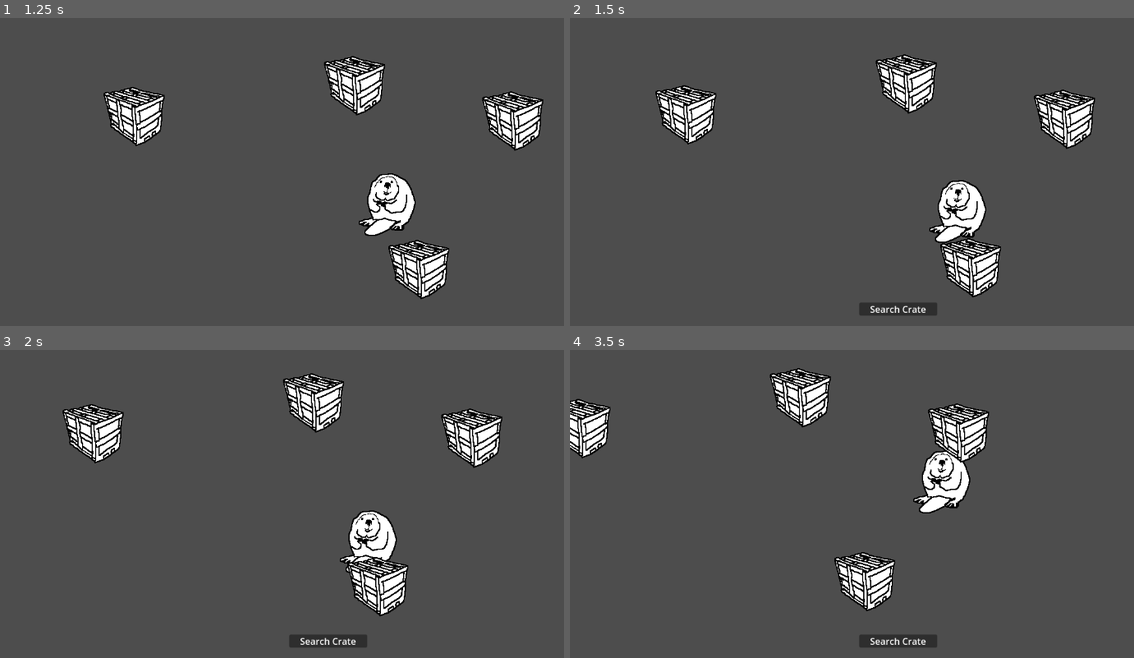
Above: before the commit, frames 1-4 (two rows, left to right).
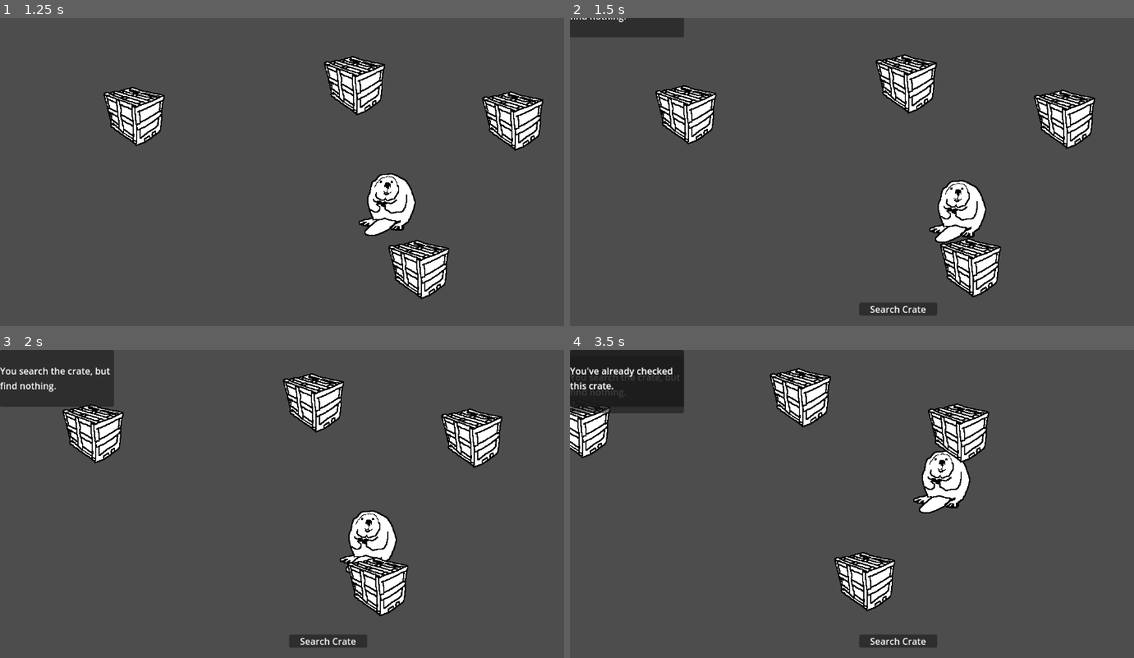
Above: after the commit, the same moments.

Repository: morgmorgan/lumber-tycoon
Game: Godot game, scene res://scenes/main/game_main.tscn
Same seed, same stepped clock (60 frames per second), same inputs: the game is played once before the commit and once after it.
Inputs:
- Up to frame 1 (1.25 s): hold Right (move_right) from 0.53 s (still down); hold E (interact) from 0.53 s (still down)
- Up to frame 2 (1.5 s): release Right (move_right) at 1.28 s; release E (interact) at 1.28 s; hold Down (move_down) from 1.28 s (still down); tap E (interact) at 1.35 s
- Up to frame 3 (2 s): keep holding Down (move_down)
- Up to frame 4 (3.5 s): release Down (move_down) at 2.03 s; hold Right (move_right) 2.03-2.78 s; hold E (interact) 2.03-2.78 s; hold W (move_up) from 2.78 s (still down); tap E (interact) at 2.85 s

Frame 1 is identical in both runs. In frame 2, 1.2% of the frame differs, in the area x 0-21%, y 0-7%; in frame 3, 3.6%; in frame 4, 3.8%, in the area x 0-21%, y 0-21%.

Commit message:
popup message system

Diff:
--- a/project.godot
+++ b/project.godot
@@ -18,6 +18,7 @@
 [autoload]
 
 GameManager="*res://scenes/autoload/game_manager.gd"
+MessageDeus="*res://scenes/autoload/dei/message_deus.gd"
 
 [input]
 
--- a/scenes/HUD/hud_manager.tscn
+++ b/scenes/HUD/hud_manager.tscn
@@ -1,7 +1,10 @@
-[gd_scene load_steps=2 format=3 uid="uid://d3bps8x110omo"]
+[gd_scene load_steps=3 format=3 uid="uid://d3bps8x110omo"]
 
 [ext_resource type="PackedScene" uid="uid://dyyr7m8jmgp51" path="res://scenes/HUD/interaction_text.tscn" id="1_4jvvy"]
+[ext_resource type="PackedScene" uid="uid://s06opxbefvr2" path="res://scenes/HUD/popup_message_manager.tscn" id="2_t4nwc"]
 
 [node name="HUDManager" type="Node"]
 
 [node name="InteractionText" parent="." instance=ExtResource("1_4jvvy")]
+
+[node name="popupMessageManager" parent="." instance=ExtResource("2_t4nwc")]
--- /dev/null
+++ b/scenes/HUD/popup_message.gd
@@ -0,0 +1,20 @@
+extends CanvasLayer
+class_name PopupMessage
+
+var display_length_seconds = 3
+
+func _ready():
+	play()
+
+func play():
+	$AnimationPlayer.play("POP_IN")
+	await $AnimationPlayer.animation_finished
+	$DisplayTimer.start(1.5)
+	await $DisplayTimer.timeout
+	$AnimationPlayer.play("POP_OUT")
+	await $AnimationPlayer.animation_finished
+	# Kill yourself. ididiot.
+	queue_free()
+
+func set_text(in_text : String):
+	$PanelContainer/Label.text = in_text
--- /dev/null
+++ b/scenes/HUD/popup_message.tscn
@@ -0,0 +1,83 @@
+[gd_scene load_steps=6 format=3 uid="uid://dregf3v8483a2"]
+
+[ext_resource type="Script" path="res://scenes/HUD/popup_message.gd" id="1_a20qv"]
+
+[sub_resource type="Animation" id="Animation_keg4o"]
+resource_name = "POP_IN"
+length = 0.5
+tracks/0/type = "value"
+tracks/0/imported = false
+tracks/0/enabled = true
+tracks/0/path = NodePath("PanelContainer:position")
+tracks/0/interp = 2
+tracks/0/loop_wrap = true
+tracks/0/keys = {
+"times": PackedFloat32Array(0, 0.3, 0.5),
+"transitions": PackedFloat32Array(1, 1, 1),
+"update": 0,
+"values": [Vector2(0, -100), Vector2(0, 10), Vector2(0, 0)]
+}
+
+[sub_resource type="Animation" id="Animation_cuykd"]
+length = 0.001
+tracks/0/type = "value"
+tracks/0/imported = false
+tracks/0/enabled = true
+tracks/0/path = NodePath("PanelContainer:position")
+tracks/0/interp = 1
+tracks/0/loop_wrap = true
+tracks/0/keys = {
+"times": PackedFloat32Array(0),
+"transitions": PackedFloat32Array(1),
+"update": 0,
+"values": [Vector2(0, -200)]
+}
+
+[sub_resource type="Animation" id="Animation_5uvu3"]
+resource_name = "POP_OUT"
+length = 0.5
+tracks/0/type = "value"
+tracks/0/imported = false
+tracks/0/enabled = true
+tracks/0/path = NodePath("PanelContainer:position")
+tracks/0/interp = 2
+tracks/0/loop_wrap = true
+tracks/0/keys = {
+"times": PackedFloat32Array(0, 0.0666667, 0.5),
+"transitions": PackedFloat32Array(1, 1, 1),
+"update": 0,
+"values": [Vector2(0, 0), Vector2(0, 10), Vector2(0, -100)]
+}
+
+[sub_resource type="AnimationLibrary" id="AnimationLibrary_r52hg"]
+_data = {
+"POP_IN": SubResource("Animation_keg4o"),
+"POP_OUT": SubResource("Animation_5uvu3"),
+"RESET": SubResource("Animation_cuykd")
+}
+
+[node name="PopupMessage" type="CanvasLayer"]
+script = ExtResource("1_a20qv")
+
+[node name="AnimationPlayer" type="AnimationPlayer" parent="."]
+libraries = {
+"": SubResource("AnimationLibrary_r52hg")
+}
+
+[node name="DisplayTimer" type="Timer" parent="."]
+wait_time = 3.0
+one_shot = true
+
+[node name="PanelContainer" type="PanelContainer" parent="."]
+custom_minimum_size = Vector2(200, 100)
+offset_top = -200.0
+offset_right = 200.0
+offset_bottom = -100.0
+
+[node name="Label" type="Label" parent="PanelContainer"]
+custom_minimum_size = Vector2(150, 75)
+layout_mode = 2
+size_flags_vertical = 1
+text = "Popup message text goes here"
+vertical_alignment = 1
+autowrap_mode = 2
--- /dev/null
+++ b/scenes/HUD/popup_message_manager.gd
@@ -0,0 +1,16 @@
+extends Node
+
+#@export var popup_message_scene : PackedScene
+var popup_message_scene = preload("res://scenes/HUD/popup_message.tscn")
+
+func _ready():
+	MessageDeus.message_requested.connect(on_message_requested)
+
+func on_message_requested(in_text : String):
+	play_message(in_text)
+
+func play_message(text : String):
+	var new_message : PopupMessage = popup_message_scene.instantiate()
+	self.add_child(new_message)
+	new_message.set_text(text)
+	new_message.play()
--- /dev/null
+++ b/scenes/HUD/popup_message_manager.tscn
@@ -0,0 +1,6 @@
+[gd_scene load_steps=2 format=3 uid="uid://s06opxbefvr2"]
+
+[ext_resource type="Script" path="res://scenes/HUD/popup_message_manager.gd" id="1_tvw6o"]
+
+[node name="popupMessageManager" type="Node"]
+script = ExtResource("1_tvw6o")
--- /dev/null
+++ b/scenes/autoload/dei/message_deus.gd
@@ -0,0 +1,6 @@
+extends Node
+
+signal message_requested(text : String)
+
+func request_message(in_text : String):
+	message_requested.emit(in_text)
--- a/test_crate.gd
+++ b/test_crate.gd
@@ -7,7 +7,9 @@
 
 func on_interacted():
 	if checked:
-		print_debug("You've already checked this crate.")
+		#print_debug("You've already checked this crate.")
+		MessageDeus.request_message("You've already checked this crate.")
 	else:
-		print_debug("You search the crate, but find nothing.")
+		#print_debug("You search the crate, but find nothing.")
+		MessageDeus.request_message("You search the crate, but find nothing.")
 		checked = true
